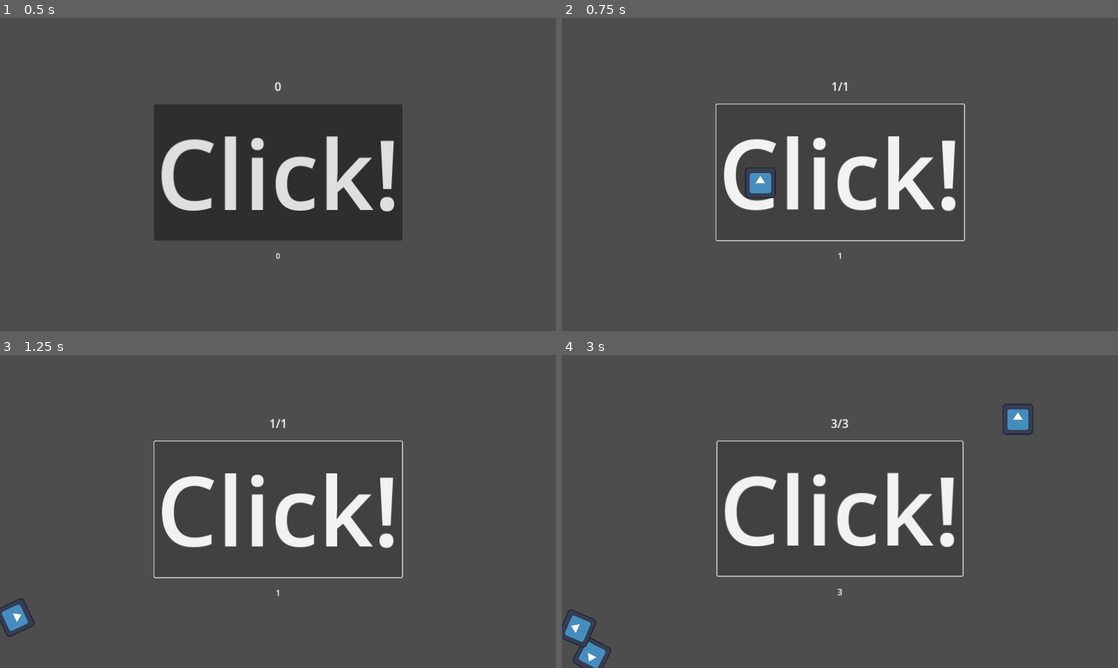
Above: before the commit, frames 1-4 (two rows, left to right).
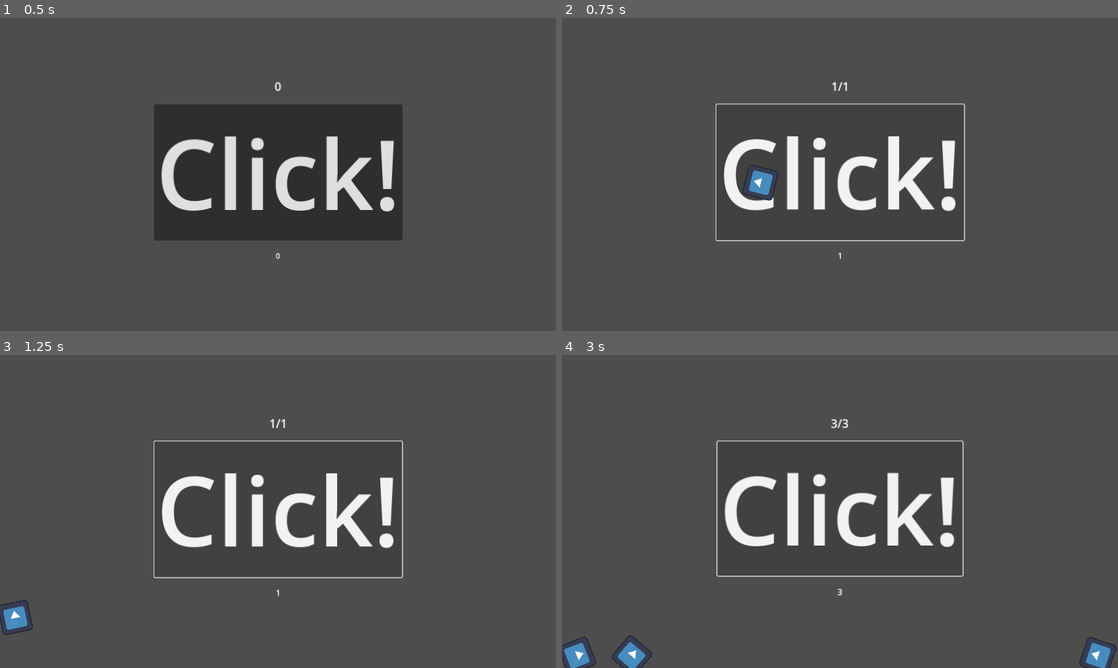
Above: after the commit, the same moments.

Repository: nanodeath/godot-ci-template
Game: Godot game, scene res://game.tscn
The game is run twice, just before and just after one commit, with the same random seed, the same clock (stepped at 60 frames per second) and the same inputs. The engine's default icon, where the game draws it, is replaced by a stand-in: a white triangle on a blue panel in a dark square.
Inputs (mouse positions are in pixels of both pictures, inside the frame that each line leads up to):
- Up to frame 1 (0.5 s): no input
- Up to frame 2 (0.75 s): click "Click!" at 0.5 s
- Up to frame 3 (1.25 s): no input
- Up to frame 4 (3 s): click "Click!" at 1.25 s; click "Click!" at 2 s; move the mouse to (962, 495) at 2.77 s

Frame 1 is identical in both runs. In frame 2, 0.2% of the frame differs, in the area x 32-39%, y 46-59%; in frame 3, 0.2%; in frame 4, 1.7%, in the area x 0-100%, y 15-100%.

Commit message:
Apply random rotation to generated balls.

Diff:
--- a/clicky-clicker/game.gd
+++ b/clicky-clicker/game.gd
@@ -35,6 +35,7 @@
 	ball.linear_velocity = velocity
 	add_child(ball)
 	ball.global_position = get_global_mouse_position()
+	ball.global_rotation = randf() * 2 * PI
 
 	# Fade the ball out to a random transparent color after a while
 	var timer := get_tree().create_timer(ball_lifetime)
